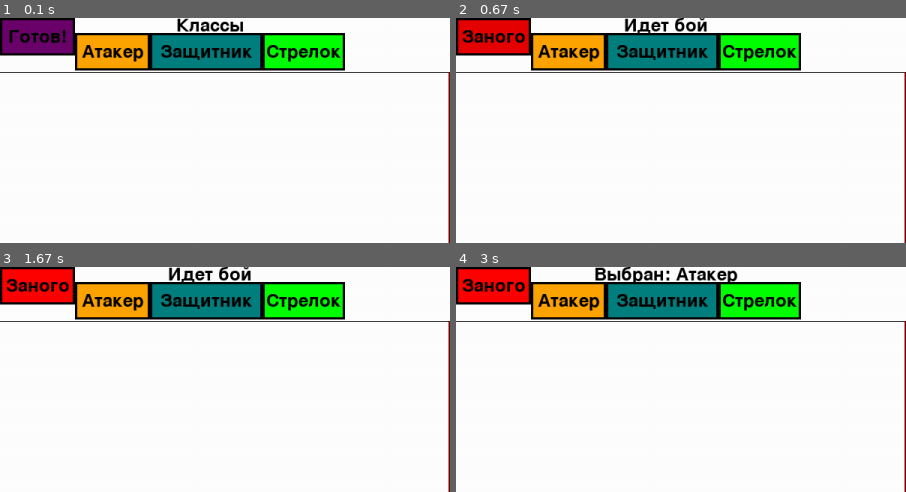
Above: before the commit, frames 1-4 (two rows, left to right).
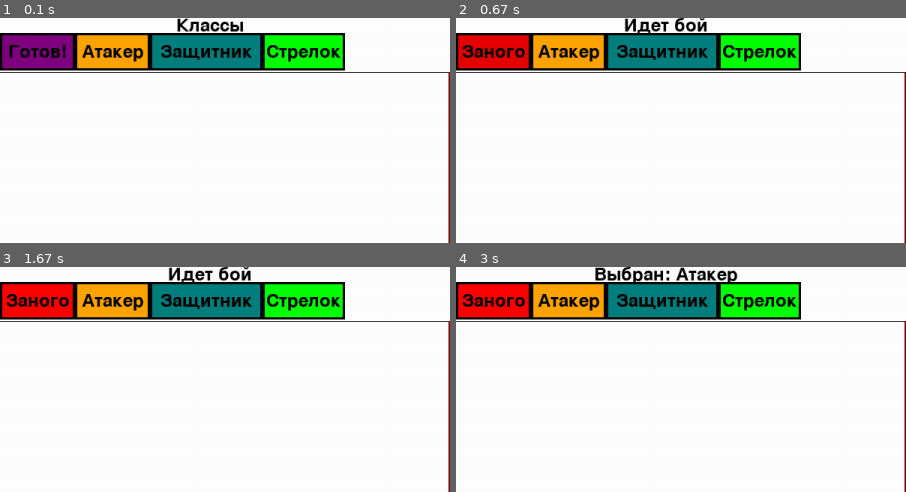
Above: after the commit, the same moments.

Repository: CALLIA121/Pygame
Game: pygame game, started from main2.py
The game is run twice, just before and just after one commit, with the same random seed, the same clock (stepped at 60 frames per second) and the same inputs.
Inputs (mouse positions are % of the whole screen's width and height, from its top left):
- Up to frame 1 (0.1 s): no input
- Up to frame 2 (0.67 s): click "Готов!" at 0.38 s
- Up to frame 3 (1.67 s): click (51, 56) at 0.72 s
- Up to frame 4 (3 s): click "Атакер" at 2.05 s; click (45, 76) at 2.38 s
The pictures show only the part of the screen within x 0-50%, y 0-50%; the shares and areas given below are measured in that part.

The runs differ from the first frame. In frame 1, 3.0% of the frame differs, in the area x 0-17%, y 0-24%; in frame 2, 3.1%; in frame 3, 3.1%; in frame 4, 3.1%.

Commit message:
Add type cost

Diff:
--- a/main2.py
+++ b/main2.py
@@ -105,7 +105,7 @@
 running = True
 typeLabel = 'None'
 currType = 'None'
-startBtn = Button('Готов!', 0, 0, 100, 50, (128, 0, 128),
+startBtn = Button('Готов!', 0, 20, 100, 50, (128, 0, 128),
                   (128 - 20, 0, 128 - 20), startGame)
 
 classAttak = Button('Атакер', 100, 20, 100, 50, (255, 165, 0),
--- a/settings.py
+++ b/settings.py
@@ -10,3 +10,6 @@
 typeDist = {
     'Attaker': 20, 'Defender': 20, 'Shoter': 50
 }
+typeCost = {
+    'Attaker': 10, 'Defender': 50, 'Shoter': 50
+}
